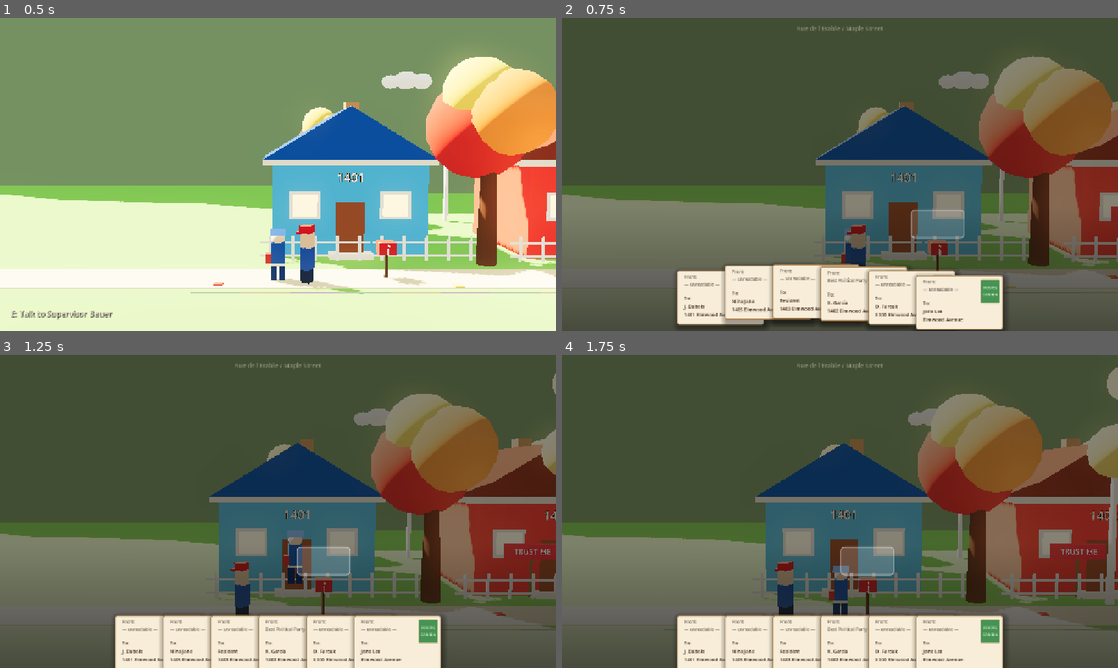
Above: before the commit, frames 1-4 (two rows, left to right).
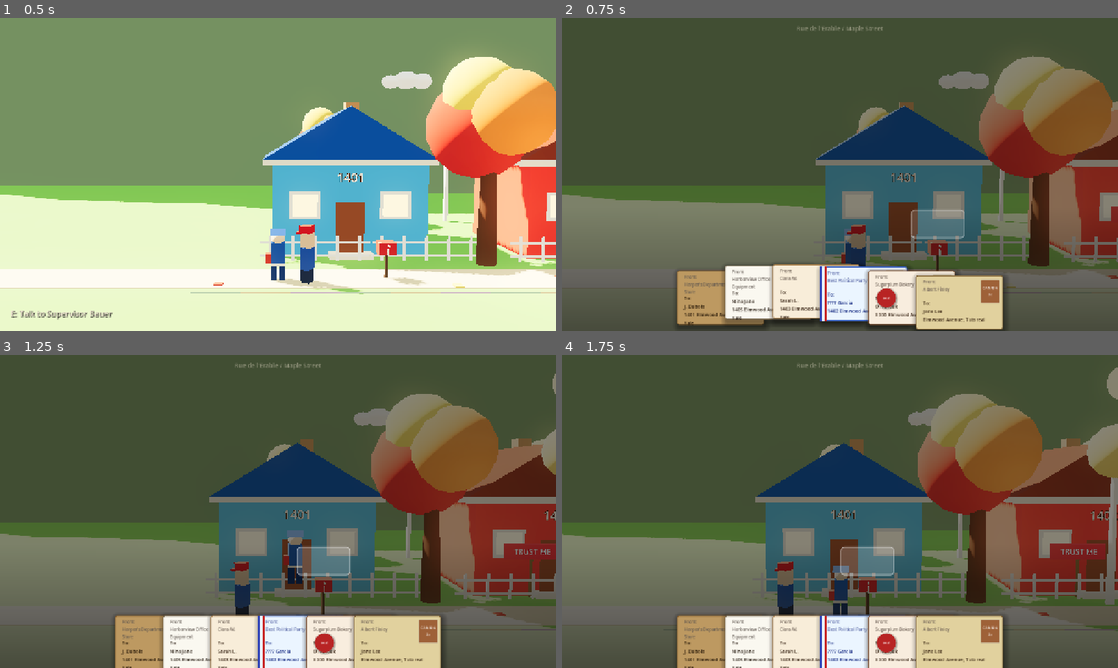
Above: after the commit, the same moments.

Repository: mariam-arab/Mailman
Game: Godot game, scene res://scenes/levels/neighborhood/neighborhood_04/neighborhood_04.tscn
Two runs of this game, one before a commit and one after it. Both use one fixed random seed, a clock stepped at 60 frames per second and the inputs below. This scene is started directly instead of the project's main scene.
Inputs (mouse positions are in pixels of both pictures, inside the frame that each line leads up to):
- Up to frame 1 (0.5 s): no input
- Up to frame 2 (0.75 s): tap Enter at 0.5 s; move the mouse to (962, 158) at 0.52 s; hold D (move_right) from 0.53 s (still down); hold Tab (inspect_mail) from 0.53 s (still down); click (962, 158) at 0.67 s
- Up to frame 3 (1.25 s): keep holding D (move_right); keep holding Tab (inspect_mail); tap Space (jump) at 0.77 s
- Up to frame 4 (1.75 s): release D (move_right) at 1.25 s; release Tab (inspect_mail) at 1.25 s; drag from (728, 527) to (812, 574) at 1.27 s

Frame 1 is identical in both runs. In frame 2, 6.4% of the frame differs, in the area x 20-80%, y 79-100%; in frame 3, 5.9%; in frame 4, 5.9%.

Commit message:
add level 4

Diff:
--- a/scenes/levels/neighborhood/neighborhood_04/neighborhood_04.gd
+++ b/scenes/levels/neighborhood/neighborhood_04/neighborhood_04.gd
@@ -1,7 +1,8 @@
 extends Node3D
-## Tutorial level — Elmwood Avenue (houses 1401–1406).
-## Six deliveries introducing the core mechanic: some addresses are complete,
-## some are partially obscured. Walk up to Supervisor Bauer and press E to begin.
+## Final Tutor-Yale tutorial — Elmwood Avenue (houses 1401–1406).
+## Six deliveries where senders, names, and house numbers are each partly
+## missing. Bauer briefs the player, the player works it out, then Bauer hands
+## them off to Oakridge on their own.
 
 @export var next_level_path: String = "res://scenes/levels/neighborhood/neighborhood_05/neighborhood_05.tscn"
 
@@ -14,61 +15,66 @@
 
 # ── letter data ───────────────────────────────────────────────────────────────
 
-const TUTORIAL_LETTERS := [
-	{   # Full address — straightforward.
-		"id": "tut_01",
-		"sender_name": "— unreadable —",
+const LETTERS := [
+	{
+		"id": "letter_01",
+		"sender_name": "Harper’s Department Store",
 		"recipient_name": "J. Dubois",
-		"address_line": "1401 Elmwood Avenue",
+		"address_line": "1401 Elmwood Avenue, Tutor-Yale",
 		"message": "",
 		"correct_house_id": "house_1401",
 		"difficulty": 1,
 	},
-	{   # Full address — straightforward.
-		"id": "tut_02",
-		"sender_name": "— unreadable —",
+	{
+		"id": "letter_02",
+		"sender_name": "Harborview Office Equipment",
 		"recipient_name": "Nina Jane",
-		"address_line": "1405 Elmwood Avenue",
+		"address_line": "1405 Elmwood Avenue, Tutor-Yale",
 		"message": "",
 		"correct_house_id": "house_1405",
 		"difficulty": 1,
 	},
-	{   # No recipient name — only the house number.
-		"id": "tut_03",
-		"sender_name": "— unreadable —",
-		"recipient_name": "Resident",
-		"address_line": "1403 Elmwood Avenue",
+	{
+		"id": "letter_03",
+		"sender_name": "Clara W.",
+		"recipient_name": "Sarah L.",
+		"address_line": "1403 Elmwood Avenue, Tutor-Yale",
 		"message": "",
 		"correct_house_id": "house_1403",
 		"difficulty": 1,
 	},
-	{   # Sender is a political party — the "Trust Me" poster on #1402 is a clue.
-		"id": "tut_04",
+	{   # Recipient's first name is obscured; the "Trust Me" poster on #1402 hints at a political-party sender.
+		"id": "letter_04",
 		"sender_name": "Best Political Party",
-		"recipient_name": "X. Garcia",
-		"address_line": "1402 Elmwood Avenue",
-		"message": "",
+		"recipient_name": "???? Garcia",
+		"address_line": "1402 Elmwood Avenue, Tutoreal",
+		"message": "Thank You for Your Support",
 		"correct_house_id": "house_1402",
 		"difficulty": 1,
 	},
 	{   # House number partially smudged ("XX06") — player infers 1406.
-		"id": "tut_05",
-		"sender_name": "— unreadable —",
+		"id": "letter_05",
+		"sender_name": "Sugarplum Bakery",
 		"recipient_name": "O. Farouk",
-		"address_line": "XX06 Elmwood Avenue",
+		"address_line": "XX06 Elmwood Avenue, Tutoreal",
 		"message": "",
 		"correct_house_id": "house_1406",
 		"difficulty": 2,
 	},
 	{   # No number at all — elimination points to the one remaining house (1404).
-		"id": "tut_06",
-		"sender_name": "— unreadable —",
+		"id": "letter_06",
+		"sender_name": "Albert Finley",
 		"recipient_name": "Jane Lee",
-		"address_line": "Elmwood Avenue",
+		"address_line": "Elmwood Avenue, Tutoreal",
 		"message": "",
 		"correct_house_id": "house_1404",
 		"difficulty": 2,
 	},
+]
+
+const OUTRO_LINES := [
+	"That's the lot — nicely done. You've passed Tutor-Yale.",
+	"From here you're on your own. Next stop's Oakridge. Good luck out there.",
 ]
 
 # ── camera ────────────────────────────────────────────────────────────────────
@@ -88,11 +94,17 @@
 
 func _on_day_ended(_day: int, _results: Array) -> void:
 	_day_complete = true
+	var portrait := {
+		"skin": boss.portrait_skin,
+		"body": boss.portrait_body,
+		"cap":  boss.portrait_cap,
+	}
+	hud.open_dialogue(OUTRO_LINES, boss.speaker_name, portrait)
 
 
 func _build_letters() -> Array:
 	var letters: Array = []
-	for data in TUTORIAL_LETTERS:
+	for data in LETTERS:
 		var m := Mail.new()
 		m.id             = data["id"]
 		m.sender_name    = data["sender_name"]
--- a/scenes/levels/neighborhood/neighborhood_04/neighborhood_04.tscn
+++ b/scenes/levels/neighborhood/neighborhood_04/neighborhood_04.tscn
@@ -106,8 +106,8 @@
 [sub_resource type="StandardMaterial3D" id="Material_tile_c"]
 albedo_color = Color(0.78, 0.62, 0.78, 1)
 
-[node name="Tutorial01" type="Node3D" unique_id=1711322753]
-script = ExtResource("1_tutorial")
+[node name="Neighborhood04" type="Node3D" unique_id=1711322753]
+script = ExtResource("1_neighborhood")
 
 [node name="WorldEnvironment" type="WorldEnvironment" parent="." unique_id=1338903185]
 environment = SubResource("Environment_paper")
@@ -487,7 +487,7 @@
 [node name="Boss" parent="." unique_id=1203973441 instance=ExtResource("10_gossip")]
 transform = Transform3D(-0.8746088, 0.017442474, 0.48461807, 0.01688344, 1.2198253, 0.0009726048, -0.48453492, 0.0110198585, -0.8747251, 0.3, 0, 43.2)
 speaker_name = "Supervisor Bauer"
-intro_lines = ["Ah! You must be the new carrier. Welcome, name's Bauer your supervisor.", "Now, the last few carriers... they moved on. Quite suddenly. Ha! Don't, erm, read into that.", "Right. Mail around here can be a bit unusual. Addresses, names, things go missing sometimes.", "Your job is to figure out where each letter belongs using whatever's on the envelope.", "Move to a house with A and D, and press Tab to open your bag.", "Drag an envelope onto the slot to deliver it.", "Six deliveries today. Should be simple enough. Mostly. Good luck!"]
+intro_lines = ["Right — here's our last Tutor-Yale stop. Elmwood Avenue, six letters, houses 1401 to 1406.", "Now, some of this mail's got bits missing. Names, numbers, a town smudged funny — you know the drill.", "Use what you do know first. A sender, a poster on a door, a house you've already ruled out — anything helps.", "Finish these six and we'll call Tutor-Yale done. Off you go."]
 portrait_body = Color(0.16, 0.3, 0.6, 1)
 portrait_cap = Color(0.78, 0.12, 0.12, 1)
 
Not shown: 1 places in scenes/levels/neighborhood/neighborhood_04/neighborhood_04.tscn that only renumber resources
